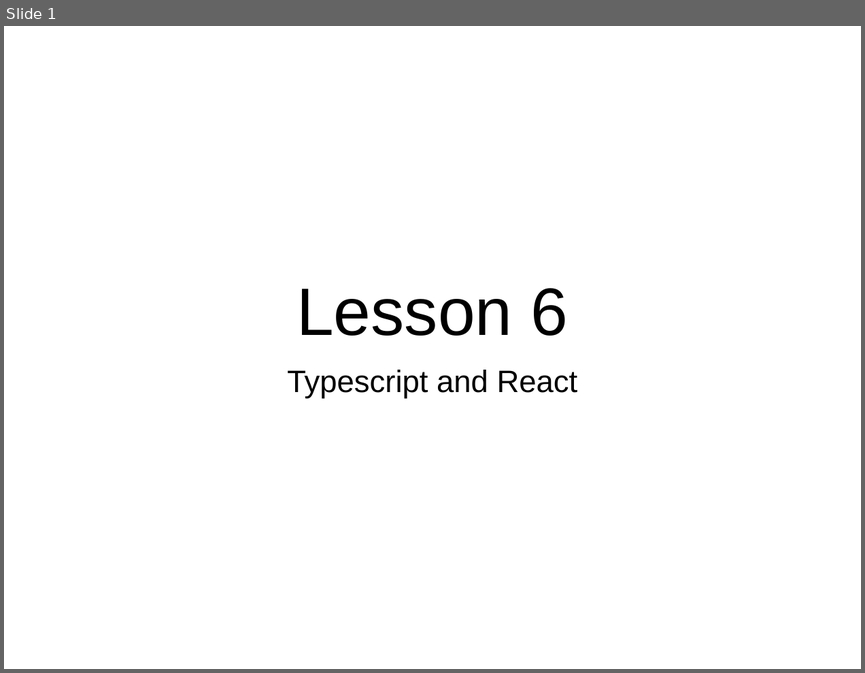
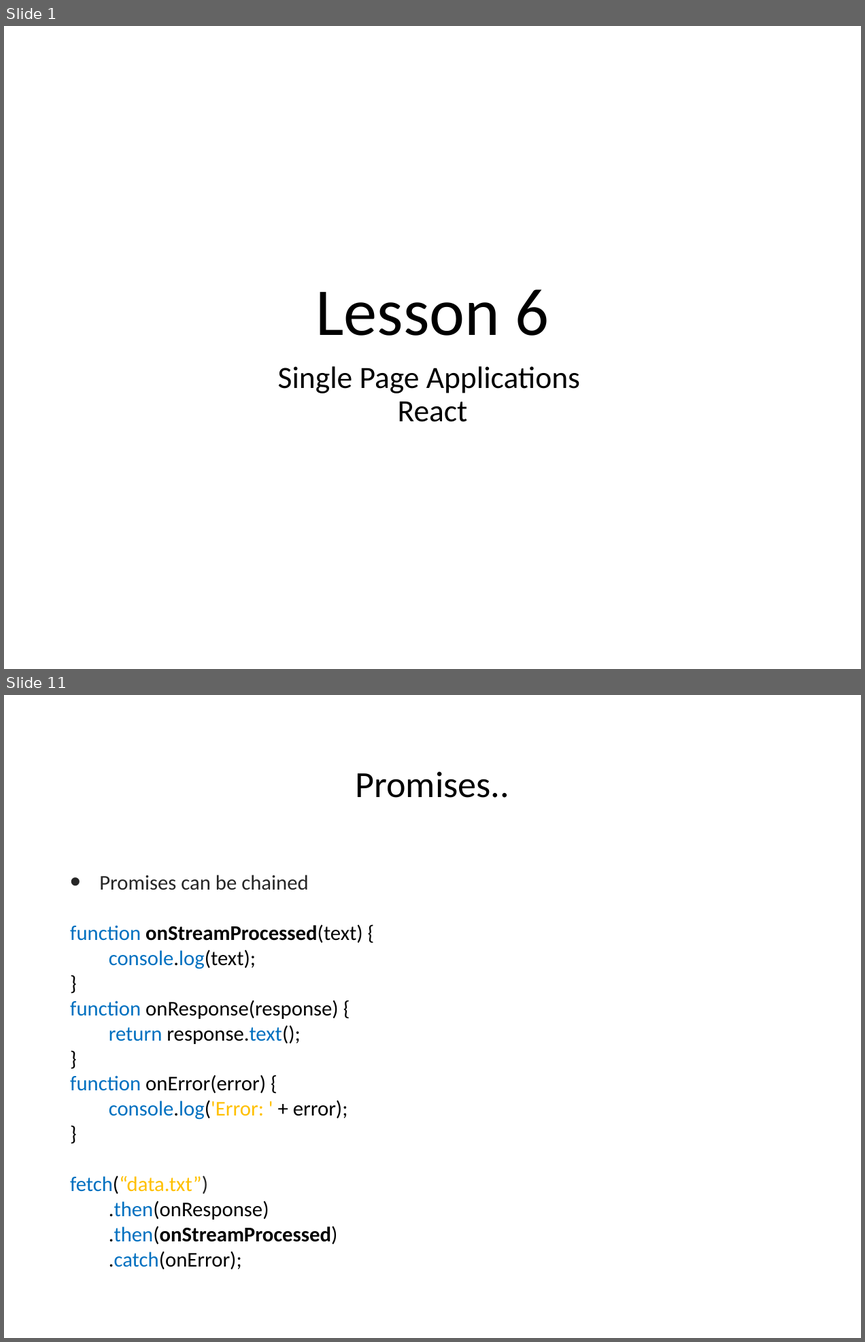
Before and after one commit to hogeschool/Development-5, a slide deck: Lectures/Lecture6/Lesson6.pptx. Shown one above the other, each under a label of ours: slide 1 before the commit, slides 1 and 11 after it; the slides between them are not shown. The pictures are 865x673 and 865x1342 pixels, drawn with LibreOffice and Linux fonts; fonts in the diff are those of the drawing. Boxes give left, top, right and bottom in pixels: in the first picture for what was removed or moved away, otherwise in the second. Text is boxed around its words. In the diff, an @@ line names an element or a change of style, - is before the commit and + after.

Commit message:
changed lesson 6

```diff
--- a/Lectures/Lecture6/Lesson6.pptx
+++ b/Lectures/Lecture6/Lesson6.pptx
@@ slide 11 added at <box>4,695,861,1338</box>, background #FFFFFF @@
@@ title added at <box>356,771,510,798</box>, 44 pt, text #000000 @@
+Promises..
@@ text added at <box>70,875,363,1269</box>, 25 pt, text #000000 @@
+• Promises can be chained
+function onStreamProcessed(text) {
+console.log(text);
+}
+function onResponse(response) {
+return response.text();
+}
+function onError(error) {
+console.log('Error: ' + error);
+}
+fetch(“data.txt”)
+.then(onResponse)
+.then(onStreamProcessed)
+.catch(onError);
@@ slide 1 changed as well @@
@@ title "Lesson 6" at <box>315,289,549,335</box>: font Arial to Calibri @@
@@ subtitle at <box>278,366,580,422</box>: text changed; font Arial to Calibri @@
-Typescript and React
+Single Page Applications
+React
```
Also in this commit, not shown: 8 other slides changed, 13 other slides added, 5 slides removed.
